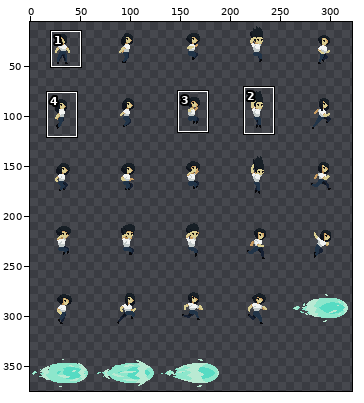
Sprite sheet: assets/Animations/Player_Atlas.png. The picture above shows the old version from afar; the outline marks the close-up.
Close-up. Earlier state:
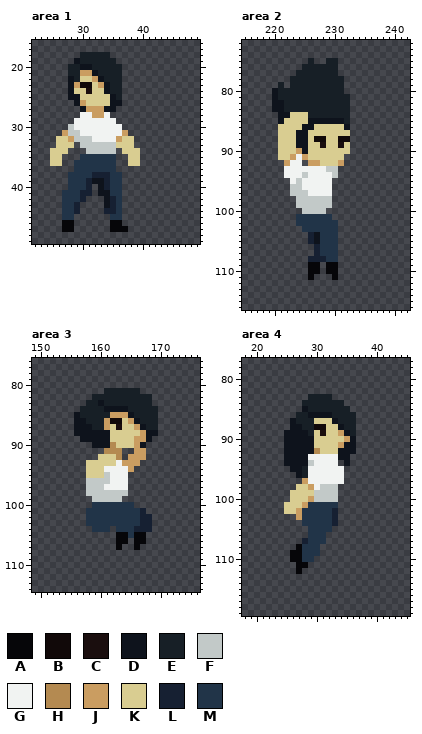
The file is 324x389 pixels. Pixels under 10% opacity are left out. Colours within 5 levels of each other are drawn and written as one. Shown: area 1: x 22..49, y 16..49; area 2: x 215..242, y 72..116; area 3: x 149..176, y 76..114; area 4: x 18..45, y 77..119. The wide view leaves out empty margins. The commit also changed other parts of the picture, which this record leaves out.
Palette (. is transparent): A #060609  B #110909  C #1a0e0e  D #0e131c  E #171f26  F #c2c9c8  G #f1f3f2  H #b48a51  J #ca9d61  K #d9cd91  L #162032  M #213448
New version:
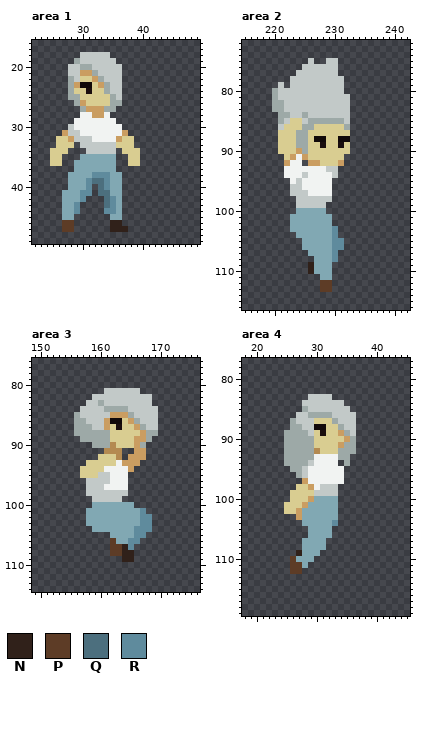
Colours new in this view: N #30211a  P #5d3c26  Q #4c6f7e  R #5f8b9d
Diff:
colour D: #0e131c -> #9da9a7
colour M: #213448 -> #81a8b3
Changed rows in their new state; - is a pixel that keeps its letter.
Area 1:
first column x 28:
18 --FFFFF--
19 --FFFFFF-
20 FF--FFFFF
21 FF---FFFF
22 -F----FFF
23 -------FF
24 -------FF
25 --------F
first column x 27:
38 -----RRR---
39 ----RQQR---
40 ----R-QR---
41 ---RR-QQ---
42 ---R---QR--
43 --R----QR--
44 --R----RR--
46 PP------NN-
47 PP------NNN
Area 2:
first column x 221:
 75 -----F--FF--
 76 ----FFFFFF--
 77 ---FFFFFFF--
 78 --FFFFFFFFF-
 79 F-FFFFFFFFF-
 80 FFFFFFFFFFF-
 81 FFFFFFFFFFFF
 82 -FFFFFFFFFFF
 83 -FFFFFFFFFFF
 84 --FFDFFFFFFF
 85 -F--F------F
 86 F-----------
first column x 221:
 91 .
first column x 223:
 99 ------.--
100 -MMMMM---
101 M--------
102 M------.-
103 MM-----R-
104 -MMMM--R-
105 --MMM--RR
106 --MMM--RR
107 ---MM--R-
108 ---.MM-R-
109 ---NMMM.-
110 ---NMMM.-
111 ---.-MM.-
112 -----PP--
113 -----PP--
Area 3:
first column x 157:
 81 ----FFFFFF---
 82 --FFFFFFFFFF-
 83 -FF-FFFFFFFF-
 84 FFFF----FFFFF
 85 FFFFF----FFFF
 86 -FFF------FFF
 87 --FF-------FF
first column x 157:
 94 K---
 95 K--F
first column x 162:
101 -----R-
102 -----RR
103 -----RR
104 M---RRR
105 MMM-RR-
106 PMMRR.-
107 PPNR.--
108 PPNN---
109 --NN---
Area 4:
first column x 27:
 83 --FFFF----
 84 -FFFFFFF--
 85 --FFFFFFF-
 86 FF----FFFF
 87 FFF----FFF
 88 -FF-----FF
 89 --F------F
first column x 28:
 93 -D
 95 F-
 96 F-
first column x 26:
100 ----MMMM
102 -------M
103 -------M
104 -------R
106 ------M-
107 --M-----
108 -.---M--
109 .N------
110 PM------
111 PPM-----
112 PP------
